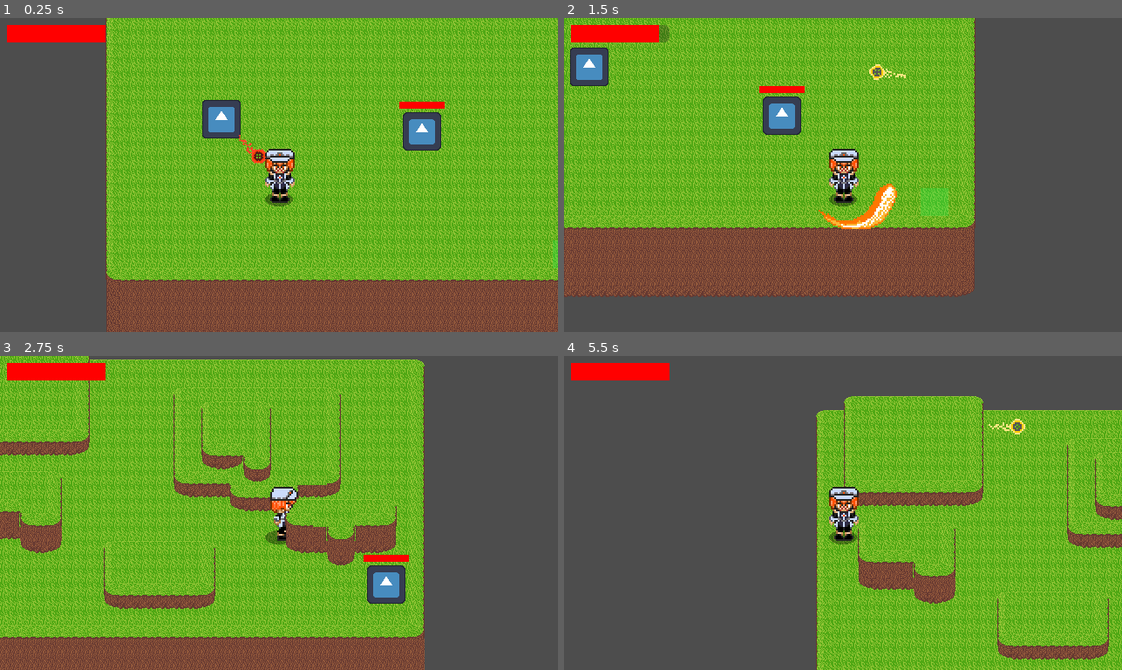
Above: before the commit, frames 1-4 (two rows, left to right).
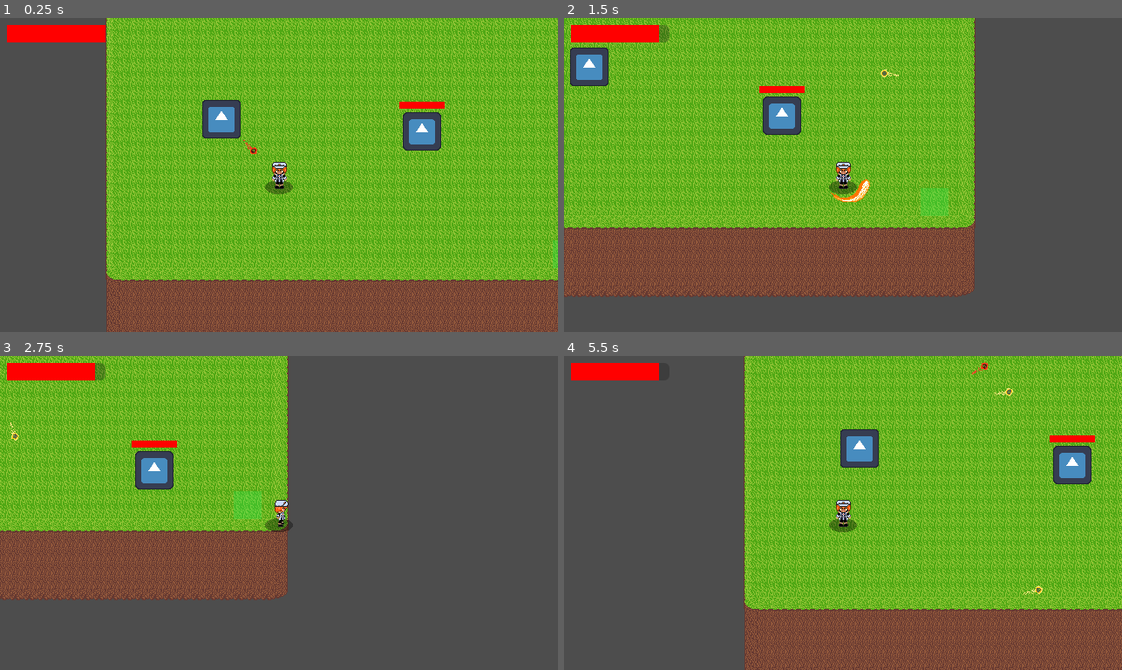
Above: after the commit, the same moments.

Repository: NiroJr/TheHerosFall
Game: Godot game, scene res://Scenes/main.tscn
The game is run twice, just before and just after one commit, with the same random seed, the same clock (stepped at 60 frames per second) and the same inputs. The engine's default icon, where the game draws it, is replaced by a stand-in: a white triangle on a blue panel in a dark square.
Inputs (mouse positions are in pixels of both pictures, inside the frame that each line leads up to):
- Up to frame 1 (0.25 s): no input
- Up to frame 2 (1.5 s): move the mouse to (965, 159) at 0.52 s; hold D (Right) 0.53-1.28 s; click (965, 159) at 0.6 s; move the mouse to (731, 190) at 1.27 s; hold S (Down) from 1.28 s (still down); tap X (sword_swing) at 1.35 s
- Up to frame 3 (2.75 s): move the mouse to (334, 443) at 2.02 s; release S (Down) at 2.03 s; hold D (Right) from 2.03 s (still down); click (334, 443) at 2.1 s
- Up to frame 4 (5.5 s): move the mouse to (815, 575) at 2.77 s; release D (Right) at 2.78 s; hold W (Up) 2.78-3.53 s; tap X (sword_swing) at 2.85, 4.35 s; move the mouse to (1010, 560) at 3.52 s; hold A (Left) 3.53-5.03 s; click (1010, 560) at 3.6 s; move the mouse to (675, 465) at 4.27 s; move the mouse to (870, 513) at 5.02 s; hold S (Down) from 5.03 s (still down); click (870, 513) at 5.1 s

The runs differ from the first frame. In frame 1, 1.0% of the frame differs, in the area x 42-53%, y 37-60%; in frame 2, 1.8%; in frame 3, 62%, in the area x 0-77%, y 0-100%; in frame 4, 51%.

Commit message:
added changes to scaling to make everything a whole number

Diff:
--- a/Scenes/player.tscn
+++ b/Scenes/player.tscn
@@ -162,29 +162,28 @@
 c2_a = 120.0
 
 [node name="Shadow" type="Node2D" parent="." unique_id=431461792]
-position = Vector2(0, 28)
+position = Vector2(0, 14)
 script = ExtResource("20_l6n3p")
 
 [node name="HitBox" type="Area2D" parent="." unique_id=1825929533 groups=["PlayerHitBox"]]
 collision_mask = 12
 
 [node name="CollisionShape2D" type="CollisionShape2D" parent="HitBox" unique_id=565094471]
-position = Vector2(0, 0.9375)
+scale = Vector2(0.5, 0.5)
 shape = SubResource("RectangleShape2D_it0lf")
 
 [node name="CollisionShape2D" type="CollisionShape2D" parent="." unique_id=396957255]
-position = Vector2(0, 28)
+position = Vector2(0, 14)
+scale = Vector2(0.5, 0.5)
 shape = SubResource("RectangleShape2D_i5tie")
 
 [node name="PlayerSprite" type="AnimatedSprite2D" parent="." unique_id=1537809165]
-scale = Vector2(2, 2)
 sprite_frames = SubResource("SpriteFrames_xrrqc")
 animation = &"down"
 
 [node name="SwordSwing" type="Node2D" parent="." unique_id=794402511]
 z_index = 10
 z_as_relative = false
-scale = Vector2(2, 2)
 
 [node name="Combo1" type="Area2D" parent="SwordSwing" unique_id=1024733563 groups=["Combo1"]]
 collision_layer = 8
--- a/Scenes/projectile.tscn
+++ b/Scenes/projectile.tscn
@@ -71,7 +71,6 @@
 script = ExtResource("1_f8cdk")
 
 [node name="AnimatedSprite2D" type="AnimatedSprite2D" parent="." unique_id=693153417]
-scale = Vector2(2, 2)
 sprite_frames = SubResource("SpriteFrames_m7t8w")
 animation = &"diagonal"
 frame_progress = 0.2842808
--- a/Scripts/turret_enemy.gd
+++ b/Scripts/turret_enemy.gd
@@ -10,7 +10,7 @@
 	$PlayerDetection.area_exited.connect(_outOfRange)
 	$PlayerDetection/RayCast2D.add_exception(self)
 
-func _physics_process(delta: float) -> void:
+func _physics_process(_delta: float) -> void:
 	if(player):
 		check_sight_line()
 	else:
